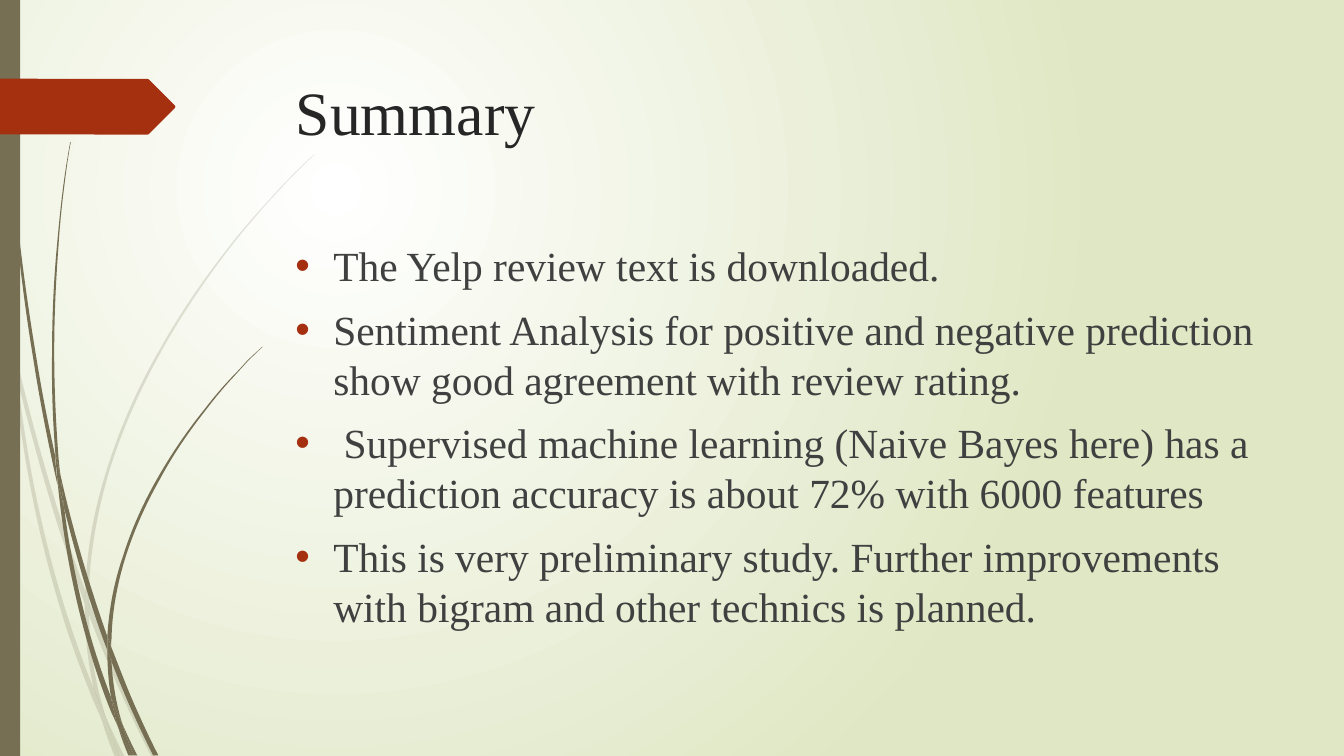
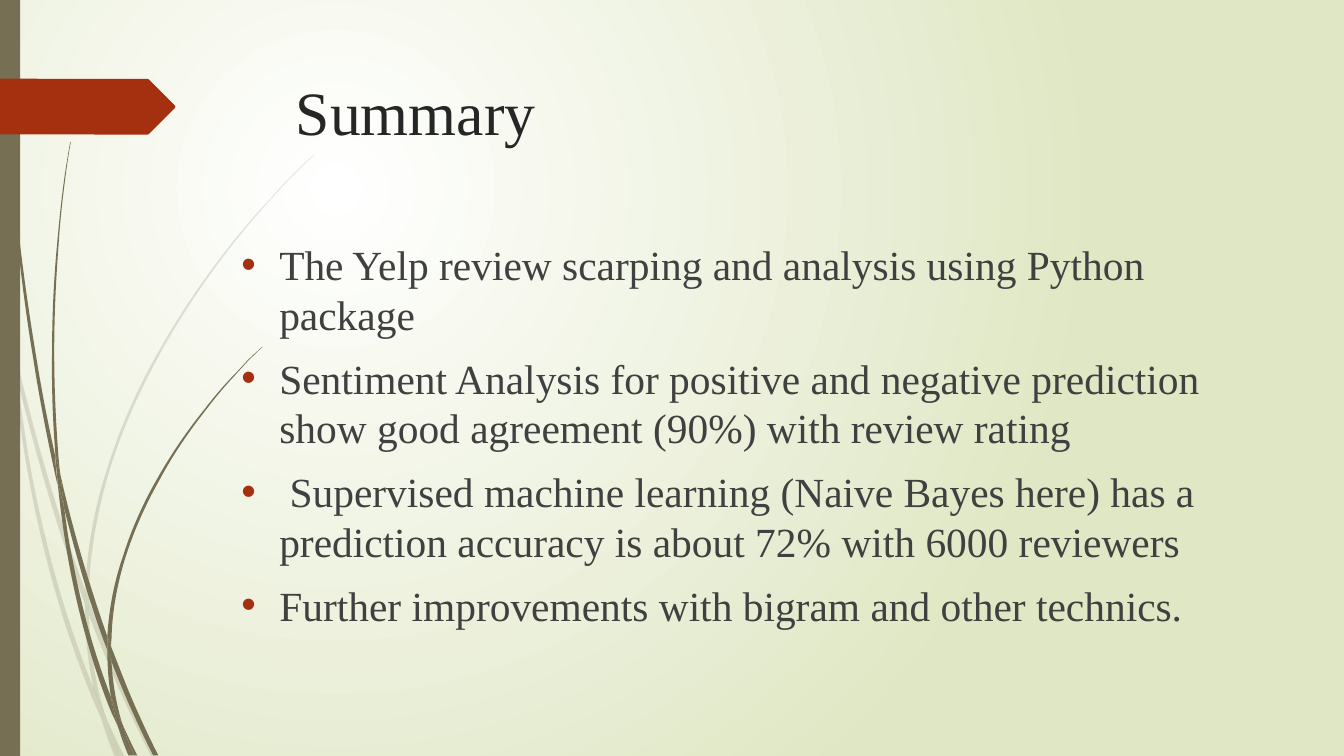
Before and after one commit to nycdatasci/bootcamp005_project, a slide deck: slide 15 of Project3-WebScraping/FrankWang/webscrapying_frankwang.pptx (slide 14 before the commit). Drawn at 1344x756 pixels with LibreOffice and Linux fonts; fonts in the diff are those of the drawing. Boxes give left, top, right and bottom in pixels: in the first picture for what was removed or moved away, otherwise in the second. Text is boxed around its words. In the diff, an @@ line names an element or a change of style, - is before the commit and + after.

```diff
--- a/Project3-WebScraping/FrankWang/webscrapying_frankwang.pptx
+++ b/Project3-WebScraping/FrankWang/webscrapying_frankwang.pptx
@@ text at (279, 251, 1199, 629): text changed @@
-• The Yelp review text is downloaded.
-• Sentiment Analysis for positive and negative prediction show good agreement with review rating.
-• Supervised machine learning (Naive Bayes here) has a prediction accuracy is about 72% with 6000 features
-• This is very preliminary study. Further improvements with bigram and other technics is planned.
+• The Yelp review scarping and analysis using Python package
+• Sentiment Analysis for positive and negative prediction show good agreement (90%) with review rating
+• Supervised machine learning (Naive Bayes here) has a prediction accuracy is about 72% with 6000 reviewers
+• Further improvements with bigram and other technics.
```
Also in this commit, not shown: 1 other slide changed, 2 slides added, 1 slide removed, 1 other file.
